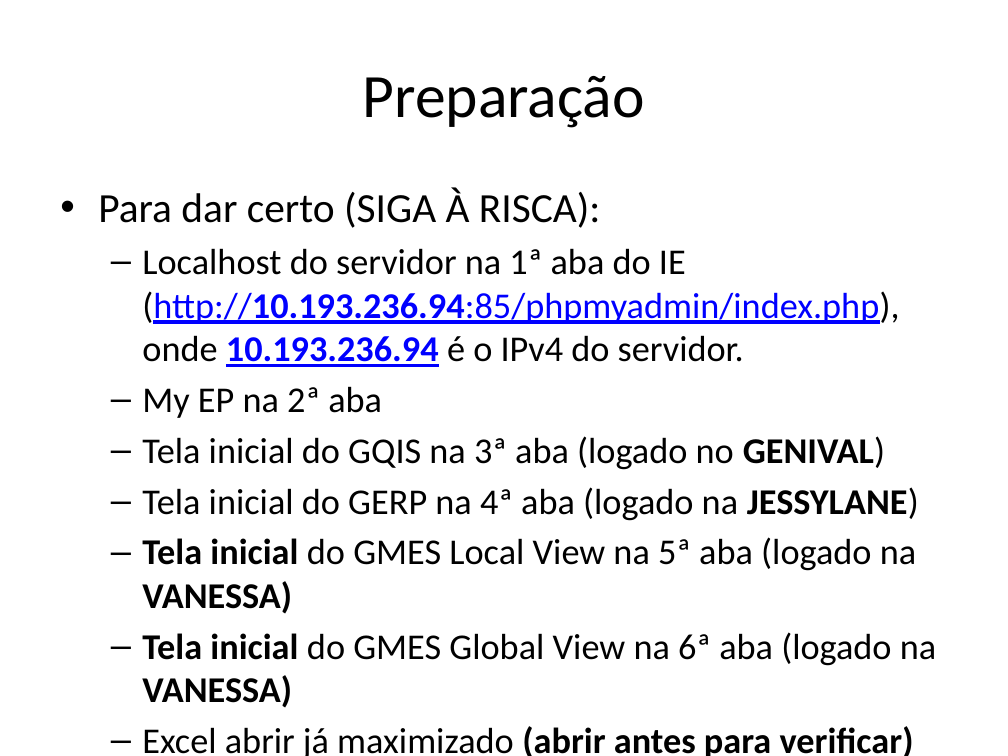
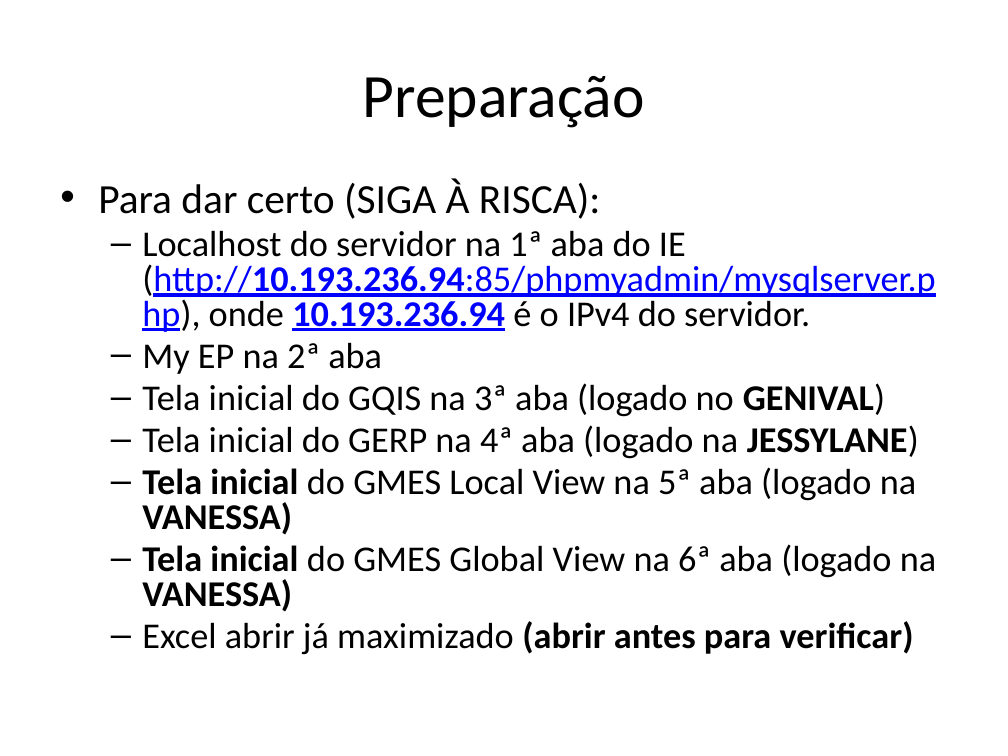
Before and after one commit to AlexTCarvalho/QHI, a slide deck: slide 3 of Treinamento – Escravo do QHI.pptx. Drawn at 1008x756 pixels with LibreOffice and Linux fonts; fonts in the diff are those of the drawing. Boxes give left, top, right and bottom in pixels: in the first picture for what was removed or moved away, otherwise in the second. Text is boxed around its words. In the diff, an @@ line names an element or a change of style, - is before the commit and + after.

```diff
--- a/Treinamento – Escravo do QHI.pptx
+++ b/Treinamento – Escravo do QHI.pptx
@@ text at (98,179,936,655): line spacing 1 to 0.8; less space between paragraphs @@
@@ text at (142,230,935,331): text changed @@
-  – Localhost do servidor na 1ª aba do IE (http://10.193.236.94:85/phpmyadmin/index.php), onde 10.193.236.94 é o IPv4 do servidor.
+  – Localhost do servidor na 1ª aba do IE (http://10.193.236.94:85/phpmyadmin/mysqlserver.php), onde 10.193.236.94 é o IPv4 do servidor.
```
Also in this commit, not shown: 9 other slides changed, 5 slides added.
